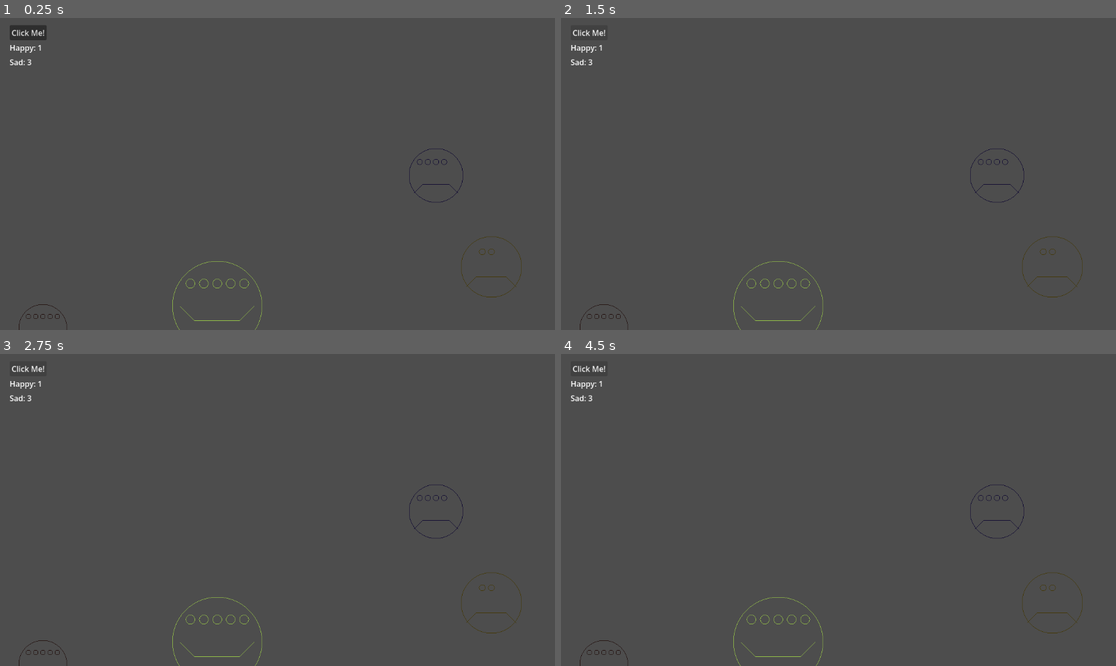
Above: before the commit, frames 1-4 (two rows, left to right).
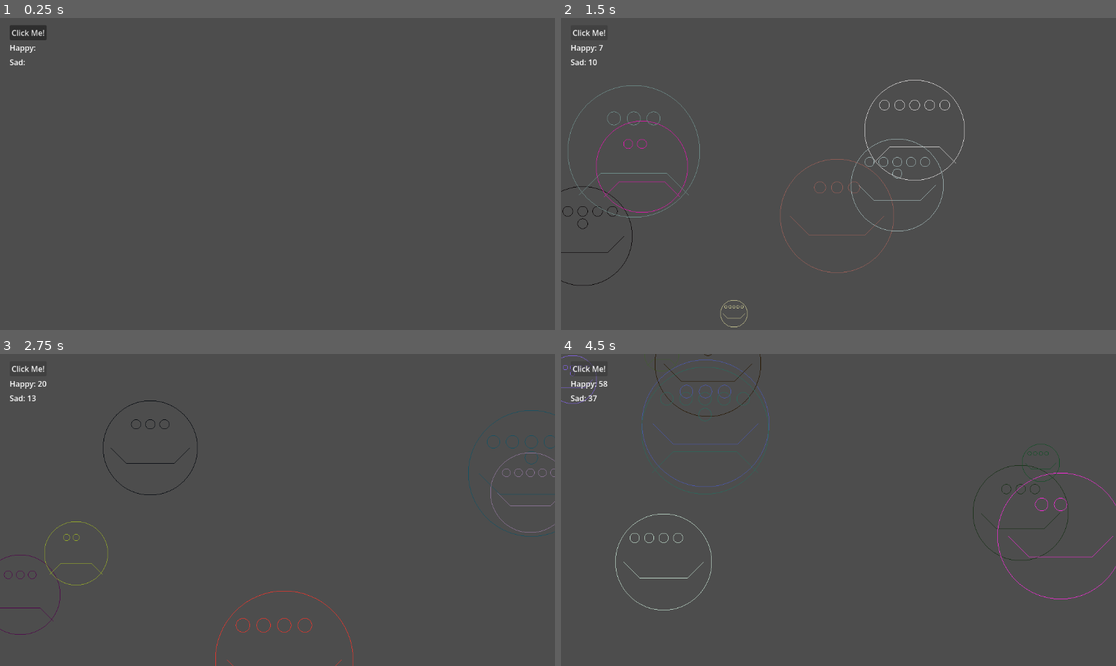
Above: after the commit, the same moments.

Repository: ABermo/cc26_lab_test
Game: Godot game, scene res://happy_sad.tscn
The game is run twice, just before and just after one commit, with the same random seed, the same clock (stepped at 60 frames per second) and the same inputs.
Inputs:
- Up to frame 1 (0.25 s): no input
- Up to frame 2 (1.5 s): click "Click Me!" at 0.5 s; click "Click Me!" at 1.25 s
- Up to frame 3 (2.75 s): click "Click Me!" at 2 s
- Up to frame 4 (4.5 s): tap Enter at 2.75, 4.25 s; tap Space at 3.5 s

The runs differ from the first frame. In frame 1, 0.4% of the frame differs, in the area x 3-94%, y 8-100%; in frame 2, 1.8%, in the area x 0-94%, y 8-100%; in frame 3, 1.3%; in frame 4, 1.6%.

Commit message:
Faces now only generated when button is pressed

Diff:
--- a/faces.gd
+++ b/faces.gd
@@ -13,20 +13,19 @@
 
 # Called every frame. 'delta' is the elapsed time since the previous frame.
 func _process(_delta: float) -> void:
-	pass
+	if button.button_pressed and active == 0:
+		active = 1
+		queue_redraw()
+
 
 func _draw():
 	gen_faces()
+	active = 0
 
 func _on_button_pressed() -> void:
 	queue_redraw()
 
 func gen_faces():
-	if button.pressed and active != 1:
-		active = 1
-	else:
-		active = 0
-
 	if active == 1:
 		var num = randi_range(1,10)
 
@@ -72,4 +71,3 @@
 
 		$Happy.text = str('Happy: ', happy)
 		$Sad.text = str('Sad: ', sad)
-	active = 0
